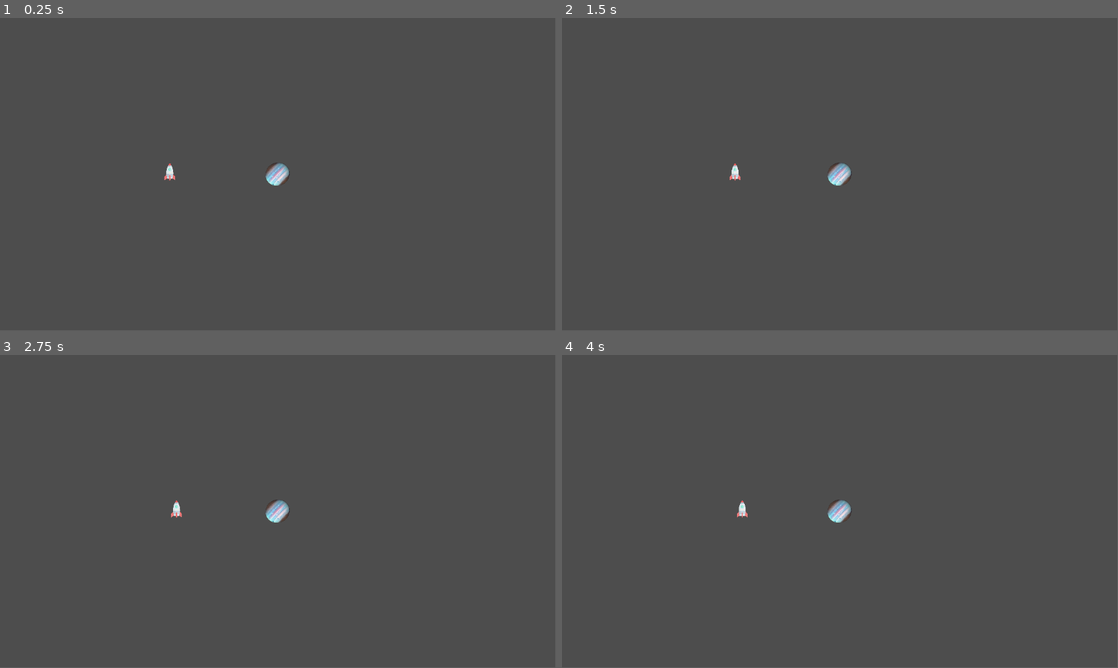
Above: before the commit, frames 1-4 (two rows, left to right).
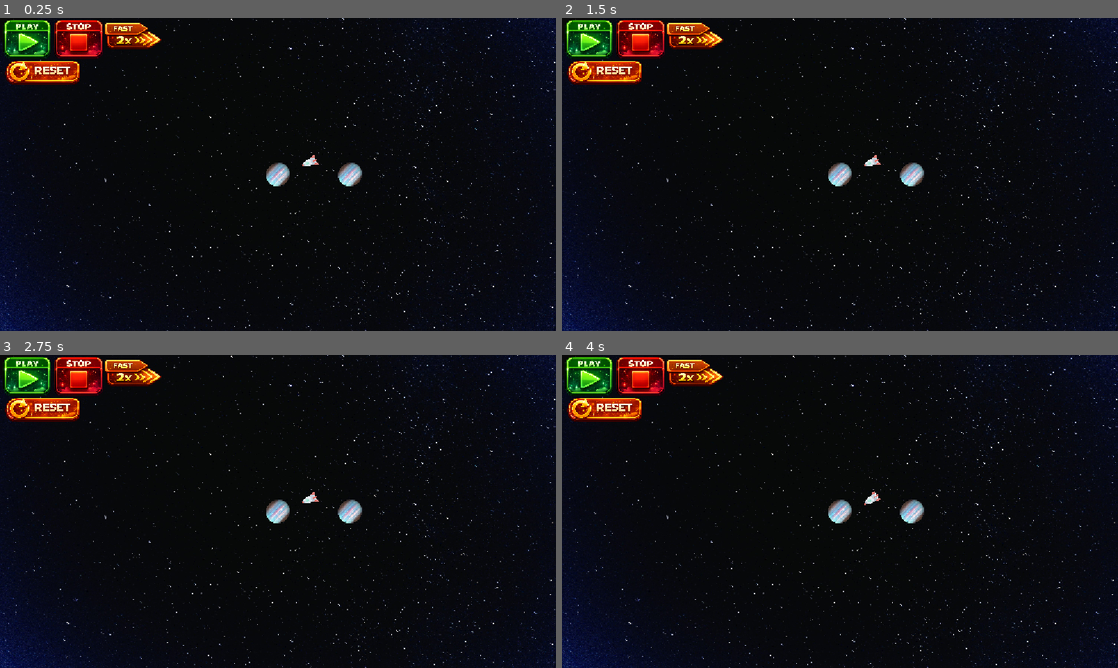
Above: after the commit, the same moments.

Repository: antoni-climent/orbital-trajectories
Game: Godot game, scene res://space.tscn
The game is run twice, just before and just after one commit, with the same random seed, the same clock (stepped at 60 frames per second) and the same inputs.
Inputs (mouse positions are in pixels of both pictures, inside the frame that each line leads up to):
- Up to frame 1 (0.25 s): no input
- Up to frame 2 (1.5 s): click (639, 39) at 0.52 s; click (695, 36) at 1.27 s
- Up to frame 3 (2.75 s): click (44, 411) at 2.02 s
- Up to frame 4 (4 s): click (589, 376) at 2.77 s; click (589, 376) at 3.52 s
In our replay, the window is 799x449 before the commit and 800x450 after it. These sizes can differ from the game's own. Grey fills any space a smaller window leaves; there, only what the larger window draws over its background counts as a difference.

The runs differ from the first frame. In frame 1, 99% of the frame differs, in the area x 0-100%, y 0-100%; in frame 2, 99%; in frame 3, 99%; in frame 4, 99%.

Commit message:
Play, stop, accelerate and reset button added + background

Diff:
--- a/RocketObject.gd
+++ b/RocketObject.gd
@@ -3,6 +3,7 @@
 var _speed:Vector2 = Vector2.ZERO
 var _planets:Array[PhysicsObject] = []
 var _G:float = 6.6723e-11
+
 
 func getPlanets():
 	_planets.clear()
@@ -20,15 +21,15 @@
 		# if distance.length() > 200000:
 		var F = distance.normalized()*_G*planet.mass*self.mass/distance.length()**2
 		acceleration += F/self.mass # F = m*a
-		var s = _speed + acceleration*delta
-		print("distance: ", distance.length(), " acceleration: ", acceleration, " speed: ", s)
-	_speed =+ acceleration*delta
+		_speed = _speed + acceleration*delta*TimeProvider.timeScale
+	print("acceleration: ", acceleration, " speed: ", _speed, " pos: ", self.position)
 
 func updatePosition(delta):
+	print("DELTA: ", delta)
 	# var currentPosition = positionMeters #CoordinateConverter.PixelsToMeters(self.position)
-	positionMeters += _speed * delta
+	positionMeters += _speed * delta * TimeProvider.timeScale
 	self.position = CoordinateConverter.MetersToPixels(positionMeters)
-	#print(self.position)
+	look_at(_speed)
 
 func _process(delta: float) -> void:
 	updateSpeed(delta)
@@ -37,7 +38,3 @@
 func _ready():
 	getPlanets()
 	super._ready()
-
-#distance: 7197.69091796875acceleration: (2433569536.0, 54079256.0)speed: (42245432.0, 938786.2)
-#distance: 668960.8125acceleration: (-281727.2, -6260.597)speed: (40554800.0, 901216.7)
-#distance: 668882.5acceleration: (-281793.2, -6262.064)speed: (-9392.008, -208.711)
--- /dev/null
+++ b/SpaceManager.gd
@@ -0,0 +1,11 @@
+extends Node
+
+func changeTimeScale(time):
+	TimeProvider.timeScale = time
+
+func multiplyTimeScale():
+	TimeProvider.timeScale = TimeProvider.timeScale * 2
+
+func resetScene():
+	changeTimeScale(0)
+	get_tree().change_scene_to_file("res://space.tscn")
--- /dev/null
+++ b/TimeProvider.gd
@@ -0,0 +1,3 @@
+extends Node
+
+var timeScale:float = 0
--- a/project.godot
+++ b/project.godot
@@ -18,3 +18,8 @@
 [autoload]
 
 CoordinateConverter="*res://CoordinateConverter.gd"
+TimeProvider="*res://TimeProvider.gd"
+
+[display]
+
+window/stretch/mode="canvas_items"
--- a/space.tscn
+++ b/space.tscn
@@ -1,11 +1,40 @@
-[gd_scene load_steps=5 format=3 uid="uid://chi1ldlp06upo"]
+[gd_scene load_steps=11 format=3 uid="uid://chi1ldlp06upo"]
 
 [ext_resource type="Texture2D" uid="uid://ccsolpnncf21e" path="res://assets/rocket.png" id="1_d5lh8"]
 [ext_resource type="Texture2D" uid="uid://bgnolit1jrd4r" path="res://assets/jupiter.png" id="1_rxlph"]
+[ext_resource type="Script" uid="uid://bsosnjgpr4hcc" path="res://SpaceManager.gd" id="1_w5eul"]
 [ext_resource type="Script" uid="uid://dqqt128xnop58" path="res://PhysicsObject.gd" id="2_ulv8f"]
 [ext_resource type="Script" uid="uid://bvg4h5f222xw1" path="res://RocketObject.gd" id="4_w5eul"]
+[ext_resource type="Texture2D" uid="uid://c38xupcam8c3q" path="res://assets/play.png" id="5_ulv8f"]
+[ext_resource type="Texture2D" uid="uid://cka5m20fdfi6t" path="res://assets/space.jpeg" id="6_1vxpe"]
+[ext_resource type="Texture2D" uid="uid://krpn6ejipea4" path="res://assets/stop.png" id="7_4fhbr"]
+[ext_resource type="Texture2D" uid="uid://b2iwdsm00ksf" path="res://assets/fast.png" id="8_1vxpe"]
+[ext_resource type="Texture2D" uid="uid://i1pxmeudps0r" path="res://assets/reset.png" id="10_4hog4"]
 
 [node name="Space" type="Node2D"]
+script = ExtResource("1_w5eul")
+
+[node name="Control" type="Control" parent="."]
+layout_mode = 3
+anchor_right = 0.5
+offset_left = -115.0
+offset_top = -65.0
+offset_right = 115.0
+offset_bottom = 65.0
+grow_horizontal = 2
+grow_vertical = 2
+mouse_filter = 2
+
+[node name="TextureRect" type="TextureRect" parent="Control"]
+layout_mode = 1
+anchors_preset = 15
+anchor_right = 1.0
+anchor_bottom = 1.0
+grow_horizontal = 2
+grow_vertical = 2
+mouse_filter = 2
+texture = ExtResource("6_1vxpe")
+expand_mode = 3
 
 [node name="Camera2D" type="Camera2D" parent="."]
 zoom = Vector2(5, 5)
@@ -14,11 +43,86 @@
 scale = Vector2(0.020769244, 0.019909713)
 texture = ExtResource("1_rxlph")
 script = ExtResource("2_ulv8f")
-mass = 1.89e+27
+mass = 1.9999999999999995e+23
 
 [node name="Rocket" type="Sprite2D" parent="."]
-position = Vector2(-45, -1)
+position = Vector2(13.000001, -5)
 scale = Vector2(0.013671873, 0.013671873)
 texture = ExtResource("1_d5lh8")
 script = ExtResource("4_w5eul")
 mass = 10000.0
+
+[node name="Jupiter2" type="Sprite2D" parent="."]
+position = Vector2(30, 0)
+scale = Vector2(0.020769244, 0.019909713)
+texture = ExtResource("1_rxlph")
+script = ExtResource("2_ulv8f")
+mass = 1.9999999999999995e+23
+
+[node name="Control2" type="Control" parent="."]
+layout_mode = 3
+anchor_right = 0.5
+offset_left = -115.265
+offset_top = -65.0
+offset_right = 114.735
+offset_bottom = 65.0
+grow_horizontal = 2
+grow_vertical = 2
+
+[node name="PlayButton" type="TextureButton" parent="Control2"]
+layout_mode = 0
+offset_left = 0.9999981
+offset_top = 1.0000057
+offset_right = 403.0
+offset_bottom = 328.0
+scale = Vector2(0.05, 0.05)
+texture_normal = ExtResource("5_ulv8f")
+texture_pressed = ExtResource("5_ulv8f")
+texture_hover = ExtResource("5_ulv8f")
+texture_disabled = ExtResource("5_ulv8f")
+texture_focused = ExtResource("5_ulv8f")
+stretch_mode = 0
+
+[node name="StopButton" type="TextureButton" parent="Control2"]
+layout_mode = 0
+offset_left = 21.999998
+offset_top = 0.99999994
+offset_right = 438.0
+offset_bottom = 328.0
+scale = Vector2(0.05, 0.05)
+texture_normal = ExtResource("7_4fhbr")
+texture_pressed = ExtResource("7_4fhbr")
+texture_hover = ExtResource("7_4fhbr")
+texture_disabled = ExtResource("7_4fhbr")
+texture_focused = ExtResource("7_4fhbr")
+
+[node name="AccelerateButton" type="TextureButton" parent="Control2"]
+layout_mode = 0
+offset_left = 42.999996
+offset_top = 1.9999999
+offset_right = 516.0
+offset_bottom = 228.0
+scale = Vector2(0.05, 0.05)
+texture_normal = ExtResource("8_1vxpe")
+texture_pressed = ExtResource("8_1vxpe")
+texture_hover = ExtResource("8_1vxpe")
+texture_disabled = ExtResource("8_1vxpe")
+texture_focused = ExtResource("8_1vxpe")
+
+[node name="ResetButton" type="TextureButton" parent="Control2"]
+layout_mode = 0
+offset_left = 2.2649999
+offset_top = 18.000004
+offset_right = 1242.265
+offset_bottom = 428.0
+scale = Vector2(0.025, 0.025)
+texture_normal = ExtResource("10_4hog4")
+texture_pressed = ExtResource("10_4hog4")
+texture_hover = ExtResource("10_4hog4")
+texture_disabled = ExtResource("10_4hog4")
+texture_focused = ExtResource("10_4hog4")
+
+[connection signal="pressed" from="Control2/PlayButton" to="." method="changeTimeScale" binds= [1.0]]
+[connection signal="pressed" from="Control2/StopButton" to="." method="changeTimeScale" binds= [0.0]]
+[connection signal="pressed" from="Control2/AccelerateButton" to="." method="multiplyTimeScale"]
+[connection signal="pressed" from="Control2/ResetButton" to="." method="resetScene"]
Not shown, added: SpaceManager.gd.uid
Not shown, added: TimeProvider.gd.uid
Binary file added: assets/fast.png
Not shown, added: assets/fast.png.import
Binary file added: assets/play.png
Not shown, added: assets/play.png.import
Binary file added: assets/reset.png
Not shown, added: assets/reset.png.import
Binary file changed: assets/rocket.png
Binary file added: assets/space.jpeg
Not shown, added: assets/space.jpeg.import
Binary file added: assets/stop.png
(and 2 more such lines)
